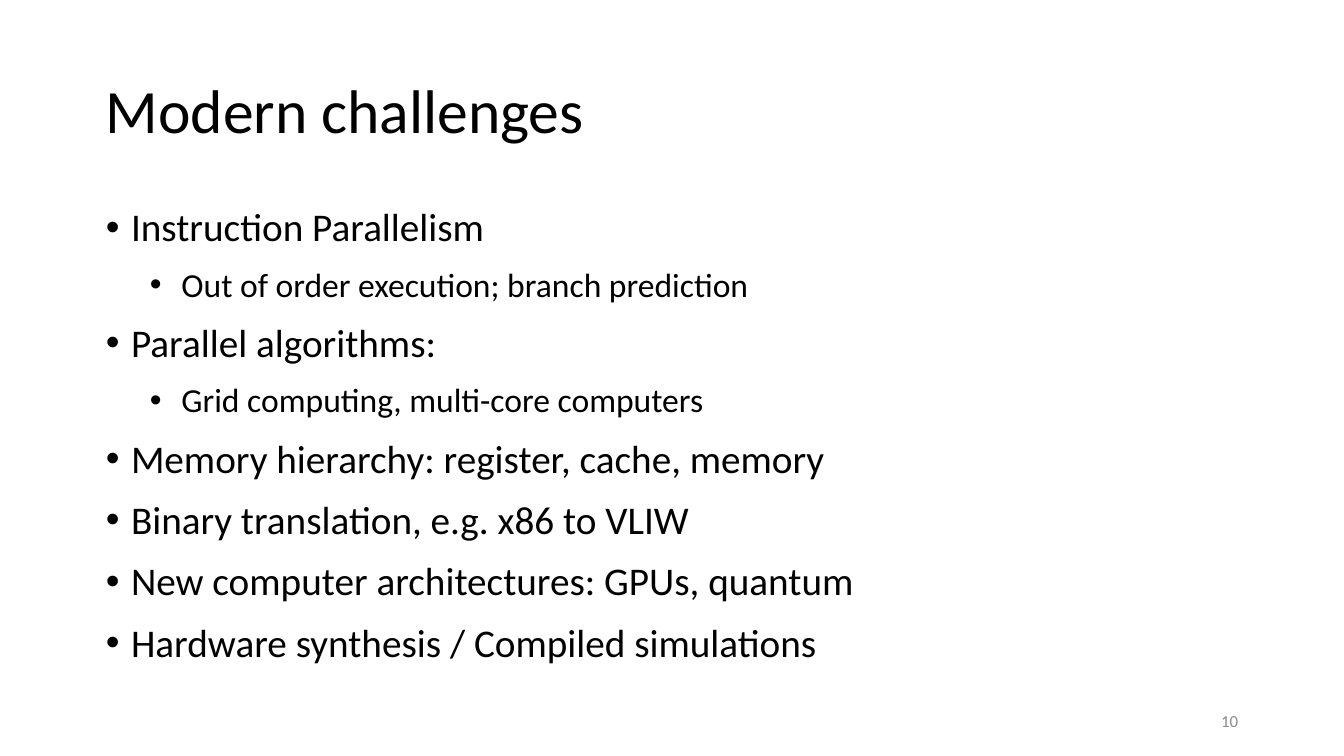
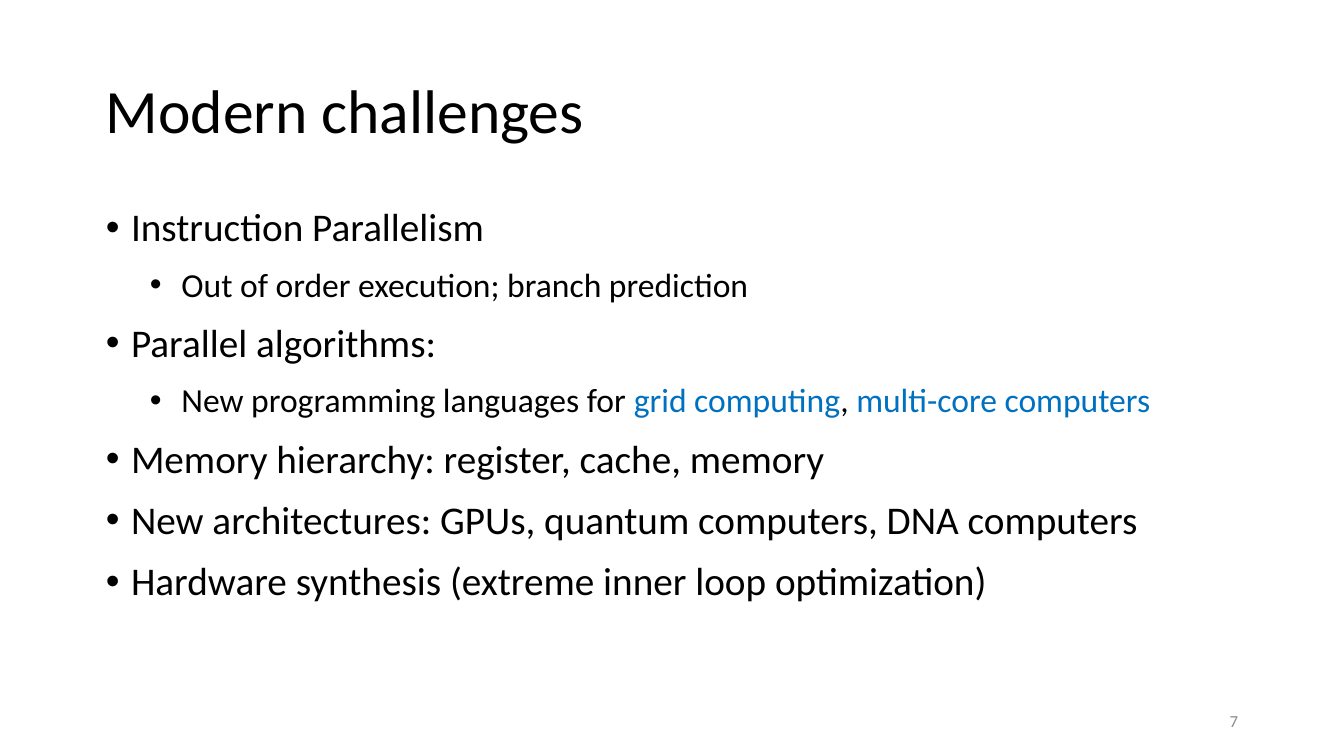
Before and after one commit to anoopsarkar/compilers-class, a slide deck: slide 7 of assets/ppt/intro/in3-what-is-a-compiler.pptx (slide 10 before the commit). Drawn at 1344x756 pixels with LibreOffice and Linux fonts; fonts in the diff are those of the drawing. Boxes give left, top, right and bottom in pixels: in the first picture for what was removed or moved away, otherwise in the second. Text is boxed around its words. In the diff, an @@ line names an element or a change of style, - is before the commit and + after.

```diff
--- a/assets/ppt/intro/in3-what-is-a-compiler.pptx
+++ b/assets/ppt/intro/in3-what-is-a-compiler.pptx
@@ text at (x1=181, y1=388, x2=1151, y2=418): text changed; text colour #000000 to #0070C0 @@
-  • Grid computing, multi-core computers
+  • New programming languages for grid computing, multi-core computers
@@ text at (x1=131, y1=506, x2=1138, y2=602): text changed @@
-• Binary translation, e.g. x86 to VLIW
-• New computer architectures: GPUs, quantum
-• Hardware synthesis / Compiled simulations
+• New architectures: GPUs, quantum computers, DNA computers
+• Hardware synthesis (extreme inner loop optimization)
@@ page number at (x1=1230, y1=716, x2=1239, y2=727): text changed @@
-10
+7
```
Also in this commit, not shown: 5 other slides changed, 3 slides removed, 3 other files.
